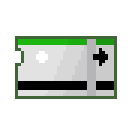
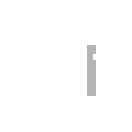
Layered file, before and after one edit (132x132). Changes by layer:
painted on "Layer 5" over [87, 39, 96, 45]
hid "Layer 3" over [15, 36, 117, 99]
